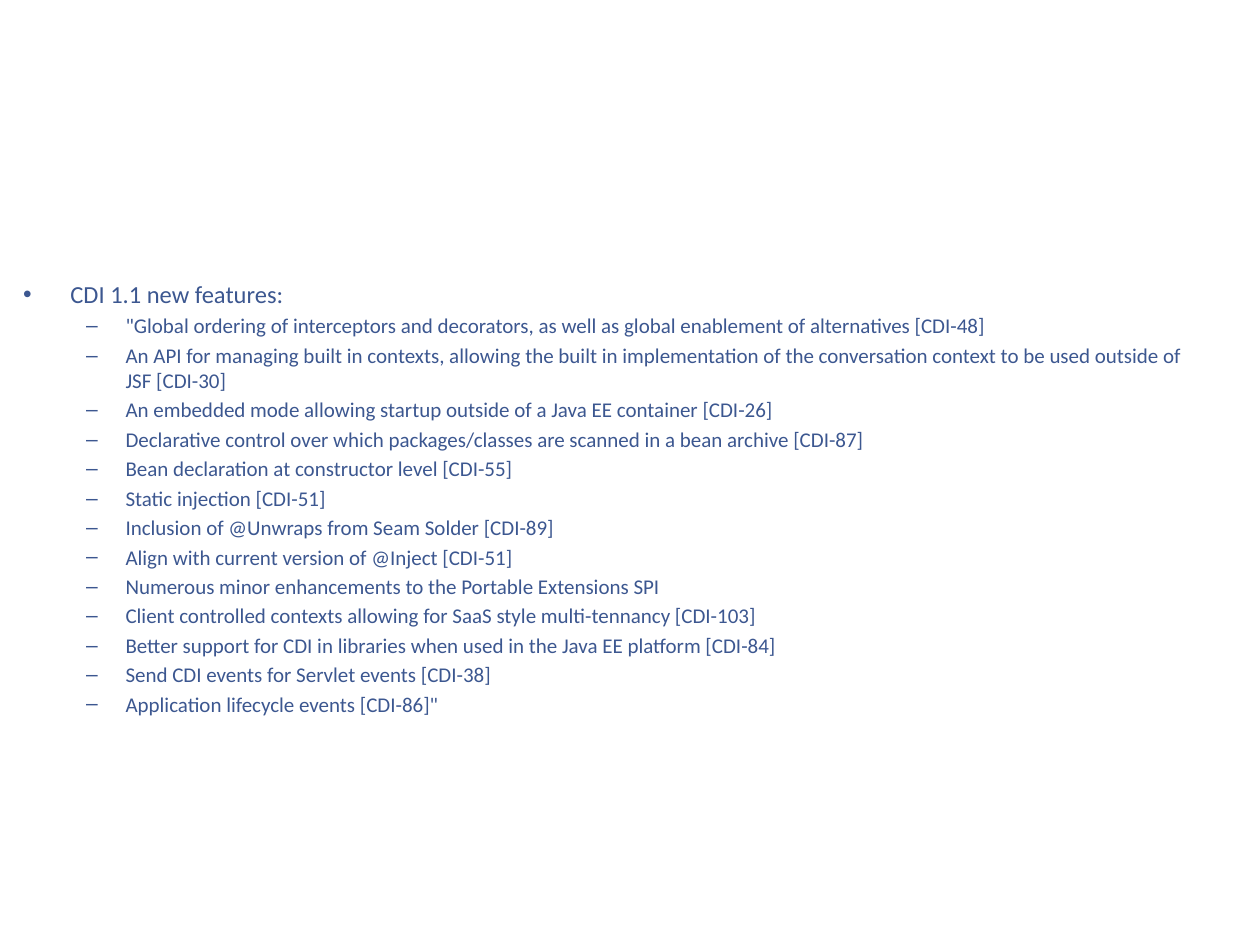
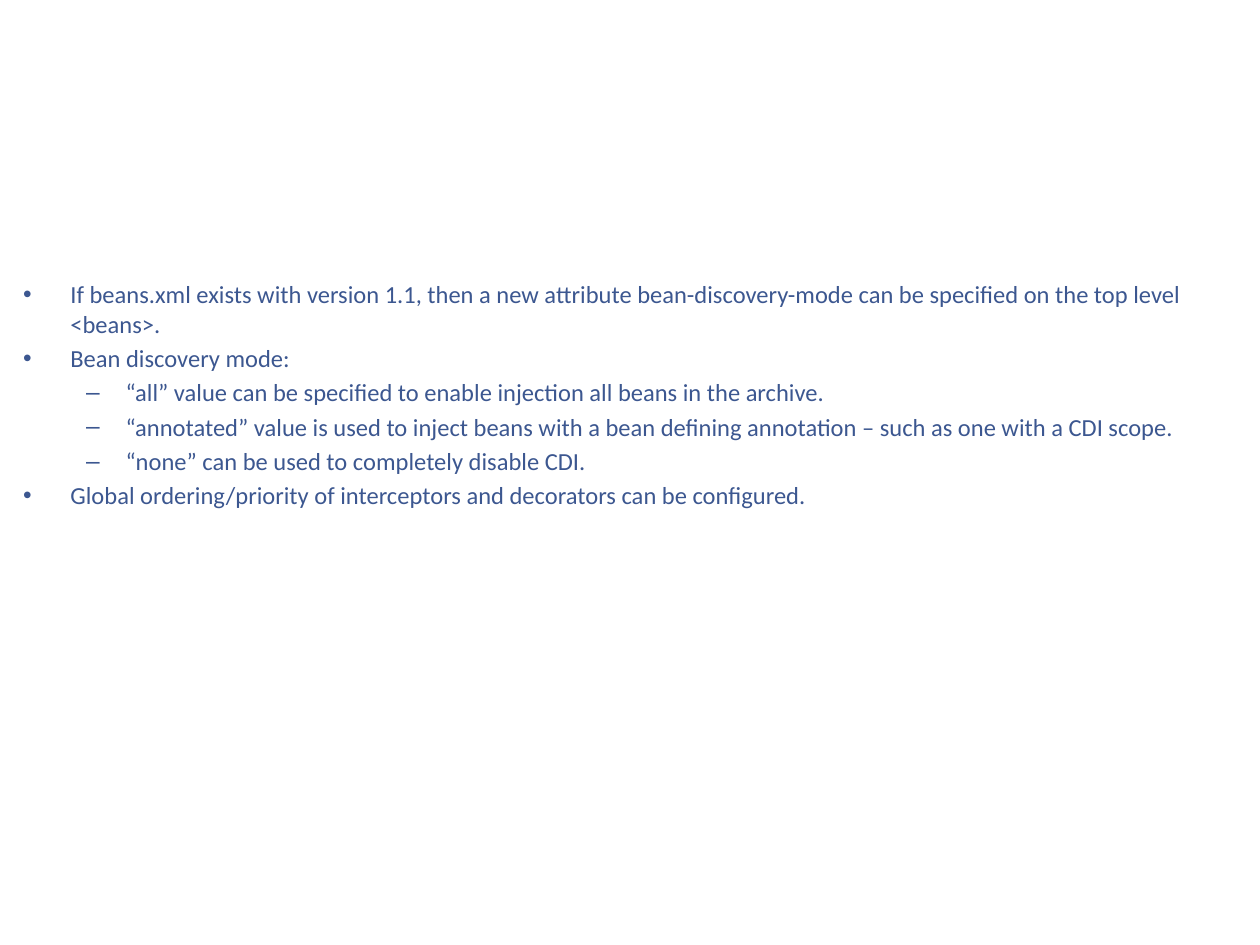
Before and after one commit to kenshincommon/ppts, a slide deck: slide 46 of Presentations/JavaEnterprise7/JavaEnterprise7.pptx (slide 18 before the commit). Drawn at 1260x945 pixels with LibreOffice and Linux fonts; fonts in the diff are those of the drawing; background and template pictures are left out. Boxes give left, top, right and bottom in pixels: in the first picture for what was removed or moved away, otherwise in the second. Text is boxed around its words. In the diff, an @@ line names an element or a change of style, - is before the commit and + after.

```diff
--- a/Presentations/JavaEnterprise7/JavaEnterprise7.pptx
+++ b/Presentations/JavaEnterprise7/JavaEnterprise7.pptx
@@ text at [70,286,1179,508]: text changed; size 12 to 14 pt @@
-• CDI 1.1 new features:
-  – "Global ordering of interceptors and decorators, as well as global enablement of alternatives [CDI-48]
-  – An API for managing built in contexts, allowing the built in implementation of the conversation context to be used outside of JSF [CDI-30]
-  – An embedded mode allowing startup outside of a Java EE container [CDI-26]
-  – Declarative control over which packages/classes are scanned in a bean archive [CDI-87]
-  – Bean declaration at constructor level [CDI-55]
-  – Static injection [CDI-51]
-  – Inclusion of @Unwraps from Seam Solder [CDI-89]
-  – Align with current version of @Inject [CDI-51]
-  – Numerous minor enhancements to the Portable Extensions SPI
-  – Client controlled contexts allowing for SaaS style multi-tennancy [CDI-103]
-  – Better support for CDI in libraries when used in the Java EE platform [CDI-84]
-  – Send CDI events for Servlet events [CDI-38]
-  – Application lifecycle events [CDI-86]"
+• If beans.xml exists with version 1.1, then a new attribute bean-discovery-mode can be specified on the top level <beans>.
+• Bean discovery mode:
+  – “all” value can be specified to enable injection all beans in the archive.
+  – “annotated” value is used to inject beans with a bean defining annotation – such as one with a CDI scope.
+  – “none” can be used to completely disable CDI.
+• Global ordering/priority of interceptors and decorators can be configured.
```
Also in this commit, not shown: 22 other slides changed, 41 slides added, 31 slides removed, 1 other file.
